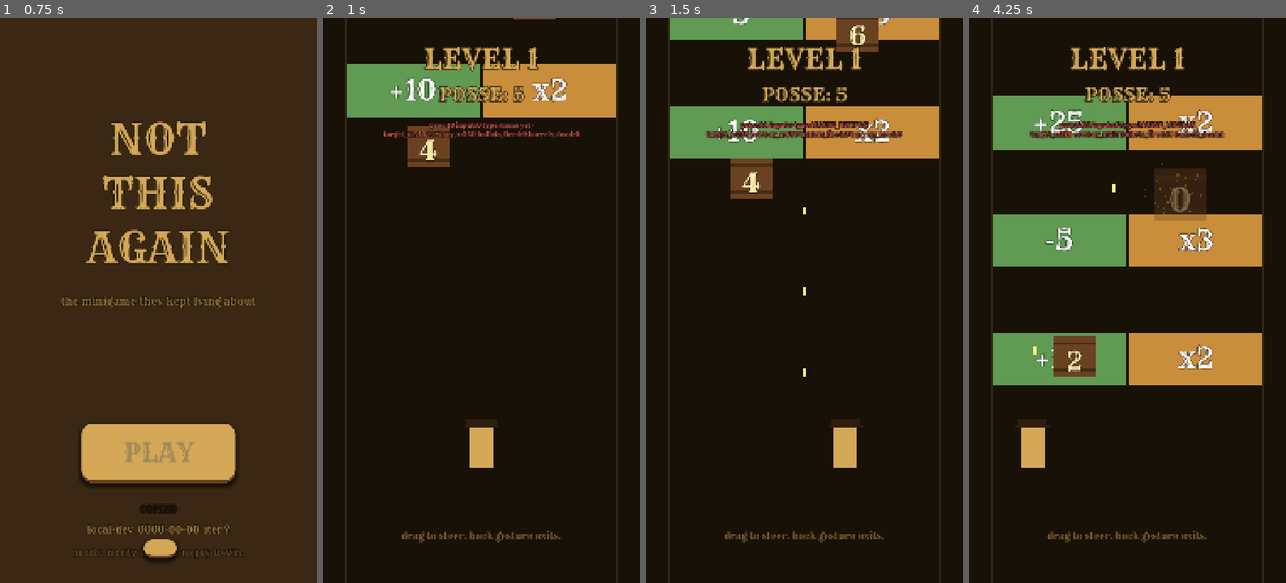
Above: before the commit, frames 1-4 (left to right).
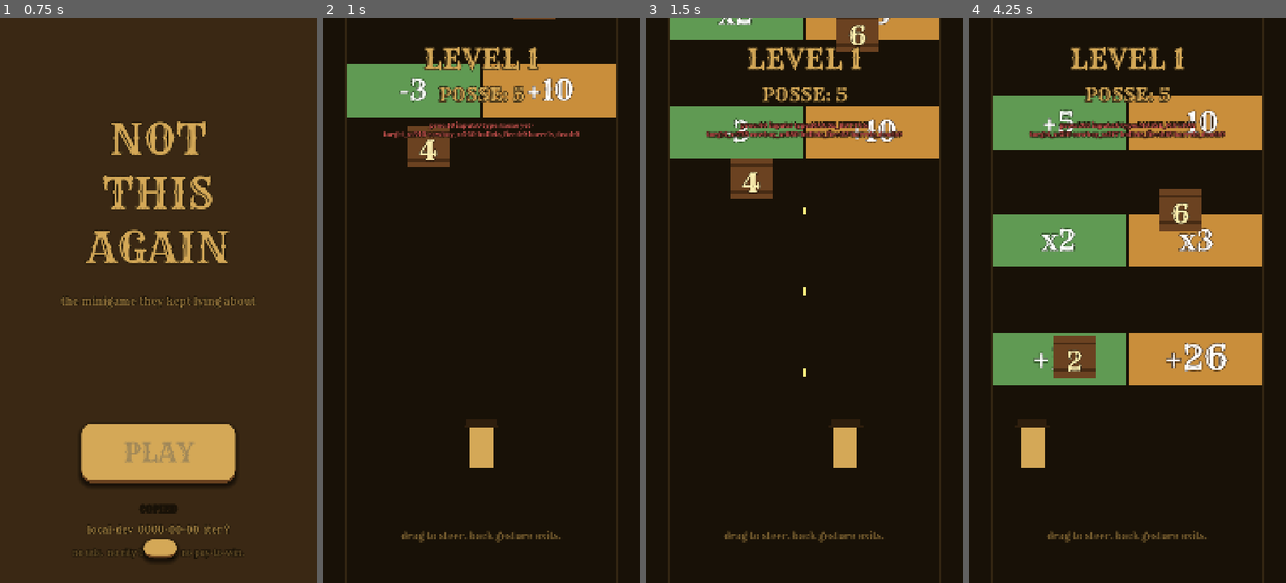
Above: after the commit, the same moments.

Repository: Joeputin100/Not_This_Again
Game: Godot game, scene res://scenes/main_menu.tscn
Two runs of this game, one before a commit and one after it. Both use one fixed random seed, a clock stepped at 60 frames per second and the inputs below.
Inputs (mouse positions are in pixels of both pictures, inside the frame that each line leads up to):
- Up to frame 1 (0.75 s): click "PLAY" at 0.5 s
- Up to frame 2 (1 s): no input
- Up to frame 3 (1.5 s): tap Enter at 1.25 s; move the mouse to (874, 272) at 1.27 s; hold Shift from 1.28 s (still down); click (874, 272) at 1.42 s
- Up to frame 4 (4.25 s): release Shift at 2 s; drag from (1064, 328) to (1111, 413) at 2.02 s; move the mouse to (1159, 176) at 2.77 s; tap Ctrl at 2.85 s; click (1159, 176) at 2.92 s; drag from (1111, 413) to (1032, 215) at 3.52 s

Frame 1 is identical in both runs. In frame 2, 0.8% of the frame differs, in the area x 21-80%, y 10-15%; in frame 3, 0.7%; in frame 4, 3.8%, in the area x 19-82%, y 16-64%.

Commit message:
iter 17b: gate type refactor + bullet-gate interaction + 22 new tests
Per user feedback: bullets should differentiate by gate type.
  - "for plus/minus gates, hitting with bullet should increase
     value by 1"
  - "for multiply/divide gates, hitting with bullet should just
     stop the bullet at the gate"

REFACTOR
- gate_helper.gd: new TYPE_ADDITIVE=0 / TYPE_MULTIPLICATIVE=1 constants.
  apply_effect() now takes a `gate_type` param and switches operations.
  Each gate uses ONE math operation for both doors (not one per door).

- gate.gd: new @export var gate_type. _format_left/_format_right pick
  "+N/-N" vs "xN" based on type. take_bullet_hit() consumes the bullet,
  bumping both left/right by 1 for additive gates, no change for
  multiplicative. Pulses labels on hit. _fired gates ignore bullets
  (cowboy already passed through).

- level.gd: pass gate.gate_type to apply_effect.
  _resolve_bullet_gate_collisions() runs alongside bullet-barrel and
  barrel-cowboy collision passes.

LEVEL LAYOUT now uses pure types per gate:
  Gate1 ADDITIVE  -3 / +10 — choose penalty (shoot -3 to weaken) or reward
  Gate2 MULT      x2 / x3  — pure multiplier choice
  Gate3 ADDITIVE  +5 / -10 — modest reward vs risk (shoot -10 to weaken)

TESTS (162 → 184 total)
- test_gate_helper.gd: rewrote 15 tests for the new signature.
  Coverage: which_side (5), additive apply (5), multiplicative apply (5).
- test_gate_bullet_hit.gd: 12 new tests for take_bullet_hit():
    Additive bumps left + right + accumulates + returns true + updates label
    Multiplicative doesn't drift + still consumes + many hits stable
    Label format ("+/-" vs "x")
    _fired gates ignore bullets

EFFECT ON GAMEPLAY
You can now shoot the "bad" side of an additive gate to reduce the
penalty before passing through it. e.g. Gate3's "-10" can be shot 5
times to become "-5", or 10 times to become +0, or 11+ times to be a
NET POSITIVE penalty-door. Skill ceiling.

Diff:
--- a/godot/scenes/level.tscn
+++ b/godot/scenes/level.tscn
@@ -31,18 +31,21 @@
 
 [node name="Gate1" parent="." instance=ExtResource("3_gate")]
 position = Vector2(540, 200)
-left_value = 10
-right_value = 2
+gate_type = 0
+left_value = -3
+right_value = 10
 
 [node name="Gate2" parent="." instance=ExtResource("3_gate")]
 position = Vector2(540, -200)
-left_value = -5
+gate_type = 1
+left_value = 2
 right_value = 3
 
 [node name="Gate3" parent="." instance=ExtResource("3_gate")]
 position = Vector2(540, -600)
-left_value = 25
-right_value = 2
+gate_type = 0
+left_value = 5
+right_value = -10
 
 [node name="Barrel1" parent="." instance=ExtResource("4_barrel")]
 position = Vector2(360, 400)
--- a/godot/scripts/gate.gd
+++ b/godot/scripts/gate.gd
@@ -11,8 +11,16 @@
 
 signal triggered(gate_center_x: float)
 
-@export var left_value: int = 10    # additive: +N when cowboy passes left
-@export var right_value: int = 2    # multiplicative: ×N when cowboy passes right
+const GateHelper = preload("res://scripts/gate_helper.gd")
+
+# Gate hit-box for bullet collisions. Roughly matches the visual span
+# of the two doors (920 wide, 180 tall).
+const SIZE: Vector2 = Vector2(920, 180)
+
+# 0 = additive (+N/-N), 1 = multiplicative (xN/xM). See gate_helper.gd.
+@export var gate_type: int = 0
+@export var left_value: int = -3
+@export var right_value: int = 10
 @export var scroll_speed: float = 280.0  # px/sec; tune on device
 @export var fire_y: float = 1480.0  # gate fires when position.y crosses this
 
@@ -32,11 +40,45 @@
 		_right_label.text = _format_right(right_value)
 
 func _format_left(v: int) -> String:
-	# +N for adds, plain -N for subtracts (the - is already in the int)
+	if gate_type == GateHelper.TYPE_MULTIPLICATIVE:
+		return "x%d" % v
+	# Additive: +N for positive, plain -N for negative (sign already there)
 	return "+%d" % v if v >= 0 else str(v)
 
 func _format_right(v: int) -> String:
-	return "x%d" % v
+	if gate_type == GateHelper.TYPE_MULTIPLICATIVE:
+		return "x%d" % v
+	return "+%d" % v if v >= 0 else str(v)
+
+# Called by level.gd's bullet-vs-gate collision pass.
+# Returns true if the bullet was consumed (always, currently — bullets
+# either bump additive gates or are absorbed by multiplicative gates).
+func take_bullet_hit() -> bool:
+	if _fired:
+		return false  # gate already passed; let bullet keep flying
+	if gate_type == GateHelper.TYPE_ADDITIVE:
+		# Shooting an additive gate makes it MORE GENEROUS by 1 in each
+		# door: -3 → -2 → -1 → 0 → +1; +10 → +11 → +12. Encourages the
+		# player to weaken penalty doors before passing through.
+		left_value += 1
+		right_value += 1
+		if _left_label:
+			_left_label.text = _format_left(left_value)
+		if _right_label:
+			_right_label.text = _format_right(right_value)
+		_pulse_labels()
+	return true
+
+func _pulse_labels() -> void:
+	for label in [_left_label, _right_label]:
+		if not label:
+			continue
+		label.pivot_offset = label.size / 2.0
+		var t := create_tween()
+		t.tween_property(label, "scale", Vector2(1.18, 1.18), 0.08) \
+			.set_trans(Tween.TRANS_BACK).set_ease(Tween.EASE_OUT)
+		t.tween_property(label, "scale", Vector2.ONE, 0.12) \
+			.set_trans(Tween.TRANS_SINE).set_ease(Tween.EASE_IN_OUT)
 
 func _process(delta: float) -> void:
 	position.y += scroll_speed * delta
--- a/godot/scripts/gate_helper.gd
+++ b/godot/scripts/gate_helper.gd
@@ -6,19 +6,26 @@
 const SIDE_LEFT: int = -1
 const SIDE_RIGHT: int = 1
 
+# Gate types. Each gate uses one math operation for BOTH doors.
+const TYPE_ADDITIVE: int = 0       # +N / -N display, posse += amount
+const TYPE_MULTIPLICATIVE: int = 1 # xN / xM display, posse *= amount
+
 # Given a cowboy's X position and the gate's center X, return which side
 # the cowboy is on. Ties (cowboy exactly on the divider) go right; the
 # game ships with X clamped to lane bounds so exact-tie is rare anyway.
 static func which_side(cowboy_x: float, gate_center_x: float) -> int:
 	return SIDE_LEFT if cowboy_x < gate_center_x else SIDE_RIGHT
 
-# Apply a gate effect to the current posse count. Left door is additive
-# (+N), right door is multiplicative (×N). Result is clamped to ≥ 1
-# because a posse of zero isn't a posse, it's a tragedy.
-static func apply_effect(posse_count: int, side: int, left_value: int, right_value: int) -> int:
+# Apply a gate effect to the current posse count.
+#   side: SIDE_LEFT or SIDE_RIGHT (which door the cowboy passed through)
+#   left_value/right_value: the per-door values from gate.tscn @exports
+#   gate_type: TYPE_ADDITIVE or TYPE_MULTIPLICATIVE
+# Result is clamped to ≥ 1 — a posse of zero isn't a posse, it's a tragedy.
+static func apply_effect(posse_count: int, side: int, left_value: int, right_value: int, gate_type: int) -> int:
+	var amount: int = left_value if side == SIDE_LEFT else right_value
 	var result: int
-	if side == SIDE_LEFT:
-		result = posse_count + left_value
-	else:
-		result = posse_count * right_value
+	if gate_type == TYPE_ADDITIVE:
+		result = posse_count + amount
+	else:  # TYPE_MULTIPLICATIVE
+		result = posse_count * amount
 	return maxi(1, result)
--- a/godot/scripts/level.gd
+++ b/godot/scripts/level.gd
@@ -122,6 +122,9 @@
 	# Bullet ↔ barrel collision pass. O(bullets × barrels) per frame —
 	# trivial at our scale (<15 bullets active, <3 barrels).
 	_resolve_bullet_barrel_collisions()
+	# Bullet ↔ gate collision: additive gates get value-bumped, mult
+	# gates just absorb the bullet.
+	_resolve_bullet_gate_collisions()
 	# Barrel ↔ cowboy collision pass. If a barrel reaches the cowboy
 	# alive, it damages the posse.
 	_resolve_barrel_cowboy_collisions()
@@ -162,6 +165,28 @@
 				bullet.remove_from_group("bullets")
 				bullet.queue_free()
 				break  # this bullet is done; move to next bullet
+
+func _resolve_bullet_gate_collisions() -> void:
+	# Discover gates via _gather_gates (same duck-type check used in
+	# _ready). Then for each unfired gate, check overlap with each
+	# bullet — additive gates bump their values, mult gates just
+	# absorb. Either way the bullet is consumed.
+	var bullets := get_tree().get_nodes_in_group("bullets")
+	if bullets.is_empty():
+		return
+	var gates := _gather_gates()
+	if gates.is_empty():
+		return
+	for bullet in bullets:
+		for gate in gates:
+			if Collision2D.rects_overlap(
+					bullet.position, BulletScript.SIZE,
+					gate.position, gate.SIZE):
+				var consumed: bool = gate.take_bullet_hit()
+				if consumed:
+					bullet.remove_from_group("bullets")
+					bullet.queue_free()
+					break
 
 func _resolve_barrel_cowboy_collisions() -> void:
 	# If a barrel reaches the cowboy intact, it slams into the posse:
@@ -248,7 +273,7 @@
 		sparkles.amount = int(28.0 * mult)
 
 	var side := GateHelper.which_side(cowboy.position.x, gate_center_x)
-	posse_count = GateHelper.apply_effect(posse_count, side, gate.left_value, gate.right_value)
+	posse_count = GateHelper.apply_effect(posse_count, side, gate.left_value, gate.right_value, gate.gate_type)
 	AudioBus.play_gate_pass()
 	shake.add_trauma(CombosCounterScript.trauma_for(combo))
 	_pulse_posse_label()
--- /dev/null
+++ b/godot/test/test_gate_bullet_hit.gd
@@ -0,0 +1,111 @@
+extends GutTest
+
+# Tests for gate.take_bullet_hit() — the new bullet-on-gate interaction.
+# Loads the gate.tscn so the @onready label refs resolve, then exercises
+# the additive-vs-multiplicative behavior.
+
+const GateScene = preload("res://scenes/gate.tscn")
+const GateHelper = preload("res://scripts/gate_helper.gd")
+
+var gate: Node2D
+
+func _instance_with_type(t: int, left: int, right: int) -> Node2D:
+	var g: Node2D = GateScene.instantiate()
+	g.gate_type = t
+	g.left_value = left
+	g.right_value = right
+	add_child_autofree(g)
+	# _ready needs to run so labels exist; await a frame so they do.
+	return g
+
+func before_each() -> void:
+	gate = null
+
+# ---------- ADDITIVE ----------
+
+func test_additive_hit_bumps_left_value_by_1():
+	gate = _instance_with_type(GateHelper.TYPE_ADDITIVE, -3, 10)
+	await get_tree().process_frame
+	gate.take_bullet_hit()
+	assert_eq(gate.left_value, -2, "additive left bumps -3 → -2")
+
+func test_additive_hit_bumps_right_value_by_1():
+	gate = _instance_with_type(GateHelper.TYPE_ADDITIVE, -3, 10)
+	await get_tree().process_frame
+	gate.take_bullet_hit()
+	assert_eq(gate.right_value, 11, "additive right bumps 10 → 11")
+
+func test_additive_multiple_hits_accumulate():
+	gate = _instance_with_type(GateHelper.TYPE_ADDITIVE, -3, 10)
+	await get_tree().process_frame
+	for i in 5:
+		gate.take_bullet_hit()
+	assert_eq(gate.left_value, 2, "5 hits brings -3 → 2")
+	assert_eq(gate.right_value, 15, "5 hits brings 10 → 15")
+
+func test_additive_hit_returns_true_consumed():
+	gate = _instance_with_type(GateHelper.TYPE_ADDITIVE, -3, 10)
+	await get_tree().process_frame
+	assert_true(gate.take_bullet_hit(), "additive gate consumes bullet")
+
+func test_additive_hit_updates_label_text():
+	gate = _instance_with_type(GateHelper.TYPE_ADDITIVE, -3, 10)
+	await get_tree().process_frame
+	gate.take_bullet_hit()
+	var left_label: Label = gate.get_node("LeftDoor/LeftLabel")
+	var right_label: Label = gate.get_node("RightDoor/RightLabel")
+	assert_eq(left_label.text, "-2", "left label updates")
+	assert_eq(right_label.text, "+11", "right label updates")
+
+# ---------- MULTIPLICATIVE ----------
+
+func test_multiplicative_hit_does_not_change_values():
+	gate = _instance_with_type(GateHelper.TYPE_MULTIPLICATIVE, 2, 3)
+	await get_tree().process_frame
+	gate.take_bullet_hit()
+	assert_eq(gate.left_value, 2, "mult left unchanged")
+	assert_eq(gate.right_value, 3, "mult right unchanged")
+
+func test_multiplicative_hit_returns_true_still_consumed():
+	gate = _instance_with_type(GateHelper.TYPE_MULTIPLICATIVE, 2, 3)
+	await get_tree().process_frame
+	assert_true(gate.take_bullet_hit(),
+		"mult gate still consumes bullets (just doesn't change values)")
+
+func test_multiplicative_many_hits_no_drift():
+	gate = _instance_with_type(GateHelper.TYPE_MULTIPLICATIVE, 2, 3)
+	await get_tree().process_frame
+	for i in 20:
+		gate.take_bullet_hit()
+	assert_eq(gate.left_value, 2)
+	assert_eq(gate.right_value, 3)
+
+# ---------- label format ----------
+
+func test_additive_label_format():
+	gate = _instance_with_type(GateHelper.TYPE_ADDITIVE, -3, 10)
+	await get_tree().process_frame
+	var left_label: Label = gate.get_node("LeftDoor/LeftLabel")
+	var right_label: Label = gate.get_node("RightDoor/RightLabel")
+	assert_eq(left_label.text, "-3")
+	assert_eq(right_label.text, "+10")
+
+func test_multiplicative_label_format():
+	gate = _instance_with_type(GateHelper.TYPE_MULTIPLICATIVE, 2, 3)
+	await get_tree().process_frame
+	var left_label: Label = gate.get_node("LeftDoor/LeftLabel")
+	var right_label: Label = gate.get_node("RightDoor/RightLabel")
+	assert_eq(left_label.text, "x2")
+	assert_eq(right_label.text, "x3")
+
+# ---------- already-fired gates ----------
+
+func test_fired_gate_ignores_bullet():
+	# Once a gate has fired (cowboy passed through), bullets should NOT
+	# bump it. Set _fired=true directly and verify.
+	gate = _instance_with_type(GateHelper.TYPE_ADDITIVE, -3, 10)
+	await get_tree().process_frame
+	gate._fired = true
+	var consumed: bool = gate.take_bullet_hit()
+	assert_false(consumed, "fired gate doesn't consume bullets")
+	assert_eq(gate.left_value, -3, "no value change after fire")
--- a/godot/test/test_gate_helper.gd
+++ b/godot/test/test_gate_helper.gd
@@ -20,27 +20,43 @@
 func test_just_above_divider_is_right():
 	assert_eq(GateHelper.which_side(540.01, 540.0), GateHelper.SIDE_RIGHT)
 
-# ---------- apply_effect ----------
+# ---------- apply_effect: ADDITIVE ----------
 
-func test_left_door_adds():
-	# 5 posse, +10 gate → 15
-	assert_eq(GateHelper.apply_effect(5, GateHelper.SIDE_LEFT, 10, 2), 15)
+func test_additive_left_door_adds():
+	# 5 posse + 10 → 15
+	assert_eq(GateHelper.apply_effect(5, GateHelper.SIDE_LEFT, 10, 2, GateHelper.TYPE_ADDITIVE), 15)
 
-func test_right_door_multiplies():
-	# 5 posse, ×2 gate → 10
-	assert_eq(GateHelper.apply_effect(5, GateHelper.SIDE_RIGHT, 10, 2), 10)
+func test_additive_right_door_adds():
+	# 5 posse + 2 → 7
+	assert_eq(GateHelper.apply_effect(5, GateHelper.SIDE_RIGHT, 10, 2, GateHelper.TYPE_ADDITIVE), 7)
 
-func test_negative_addition_clamped_to_one():
-	# 5 posse, -10 gate → -5 → clamped to 1
-	assert_eq(GateHelper.apply_effect(5, GateHelper.SIDE_LEFT, -10, 2), 1)
+func test_additive_negative_value_subtracts():
+	# 5 posse + (-3) → 2
+	assert_eq(GateHelper.apply_effect(5, GateHelper.SIDE_LEFT, -3, 10, GateHelper.TYPE_ADDITIVE), 2)
 
-func test_zero_multiplier_clamped_to_one():
-	# 5 posse, ×0 gate → 0 → clamped to 1
-	assert_eq(GateHelper.apply_effect(5, GateHelper.SIDE_RIGHT, 10, 0), 1)
+func test_additive_overflow_negative_clamped_to_one():
+	# 5 posse + (-99) → -94 → clamped to 1
+	assert_eq(GateHelper.apply_effect(5, GateHelper.SIDE_LEFT, -99, 10, GateHelper.TYPE_ADDITIVE), 1)
 
-func test_large_multiplier():
-	# Sanity: big numbers work
-	assert_eq(GateHelper.apply_effect(50, GateHelper.SIDE_RIGHT, 0, 10), 500)
+func test_additive_starting_from_one():
+	assert_eq(GateHelper.apply_effect(1, GateHelper.SIDE_LEFT, 4, 2, GateHelper.TYPE_ADDITIVE), 5)
 
-func test_addition_starting_from_one():
-	assert_eq(GateHelper.apply_effect(1, GateHelper.SIDE_LEFT, 4, 2), 5)
+# ---------- apply_effect: MULTIPLICATIVE ----------
+
+func test_multiplicative_left_door_multiplies():
+	# 5 posse * 2 → 10
+	assert_eq(GateHelper.apply_effect(5, GateHelper.SIDE_LEFT, 2, 3, GateHelper.TYPE_MULTIPLICATIVE), 10)
+
+func test_multiplicative_right_door_multiplies():
+	# 5 posse * 3 → 15
+	assert_eq(GateHelper.apply_effect(5, GateHelper.SIDE_RIGHT, 2, 3, GateHelper.TYPE_MULTIPLICATIVE), 15)
+
+func test_multiplicative_zero_clamped_to_one():
+	# 5 posse * 0 → 0 → clamped to 1
+	assert_eq(GateHelper.apply_effect(5, GateHelper.SIDE_LEFT, 0, 3, GateHelper.TYPE_MULTIPLICATIVE), 1)
+
+func test_multiplicative_large_value():
+	assert_eq(GateHelper.apply_effect(50, GateHelper.SIDE_RIGHT, 1, 10, GateHelper.TYPE_MULTIPLICATIVE), 500)
+
+func test_multiplicative_one_leaves_unchanged():
+	assert_eq(GateHelper.apply_effect(7, GateHelper.SIDE_LEFT, 1, 2, GateHelper.TYPE_MULTIPLICATIVE), 7)
